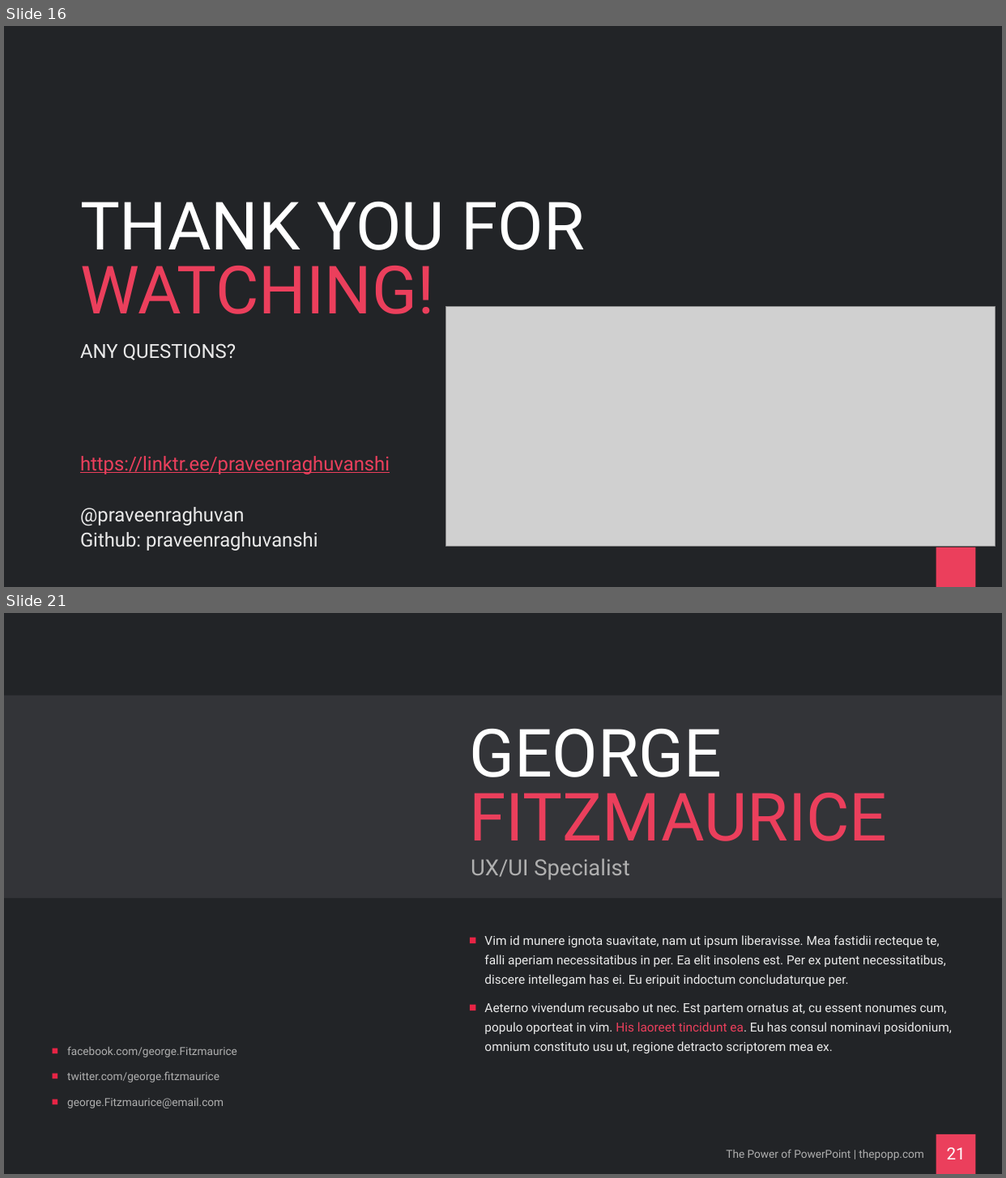
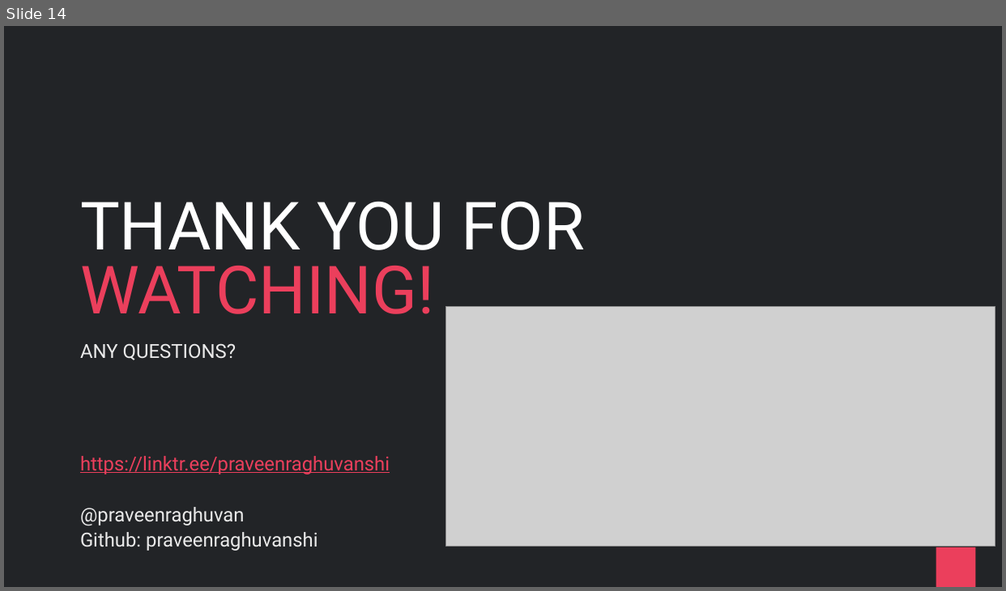
Before and after one commit to praveenraghuvanshi/tech-sessions, a slide deck: 16062021-Global-AI-Community-2021/cricket-analytics.pptx. Shown one above the other, each under a label of ours: slides 16 and 21 before the commit, slide 14 after it; the slides between them are not shown. The pictures are 1006x1178 and 1006x591 pixels, drawn with LibreOffice and Linux fonts; fonts in the diff are those of the drawing; grey boxes stand for pictures. Boxes give left, top, right and bottom in pixels: in the first picture for what was removed or moved away, otherwise in the second. Text is boxed around its words. In the diff, an @@ line names an element or a change of style, - is before the commit and + after.

```diff
--- a/16062021-Global-AI-Community-2021/cricket-analytics.pptx
+++ b/16062021-Global-AI-Community-2021/cricket-analytics.pptx
@@ slide 21 removed at box(4, 613, 1002, 1174), background #222427; not listed: 1 template element that a slide beside it also shows @@
@@ rectangle removed at box(4, 696, 1002, 898) @@
@@ title removed at box(469, 729, 887, 841) @@
-GEORGE FITZMAURICE
@@ text removed at box(471, 858, 629, 880) @@
-UX/UI Specialist
@@ text removed at box(484, 935, 952, 1054) @@
-■ Vim id munere ignota suavitate, nam ut ipsum liberavisse. Mea fastidii recteque te, falli aperiam necessitatibus in per. Ea elit insolens est. Per ex putent necessitatibus, discere intellegam has ei. Eu eripuit indoctum concludaturque per.
-■ Aeterno vivendum recusabo ut nec. Est partem ornatus at, cu essent nonumes cum, populo oporteat in vim. His laoreet tincidunt ea. Eu has consul nominavi posidonium, omnium constituto usu ut, regione detracto scriptorem mea ex.
@@ text removed at box(67, 1046, 237, 1109) @@
-■ facebook.com/george.Fitzmaurice
-■ twitter.com/george.fitzmaurice
-■ george.Fitzmaurice@email.com
@@ text removed at box(726, 1149, 923, 1161) @@
-The Power of PowerPoint | thepopp.com
@@ page number removed at box(947, 1148, 965, 1160) @@
-21
@@ what was slide 16 is now slide 14 @@
```
Also in this commit, not shown: 4 slides changed, 1 slide added, 67 other slides removed, 3 other files.
